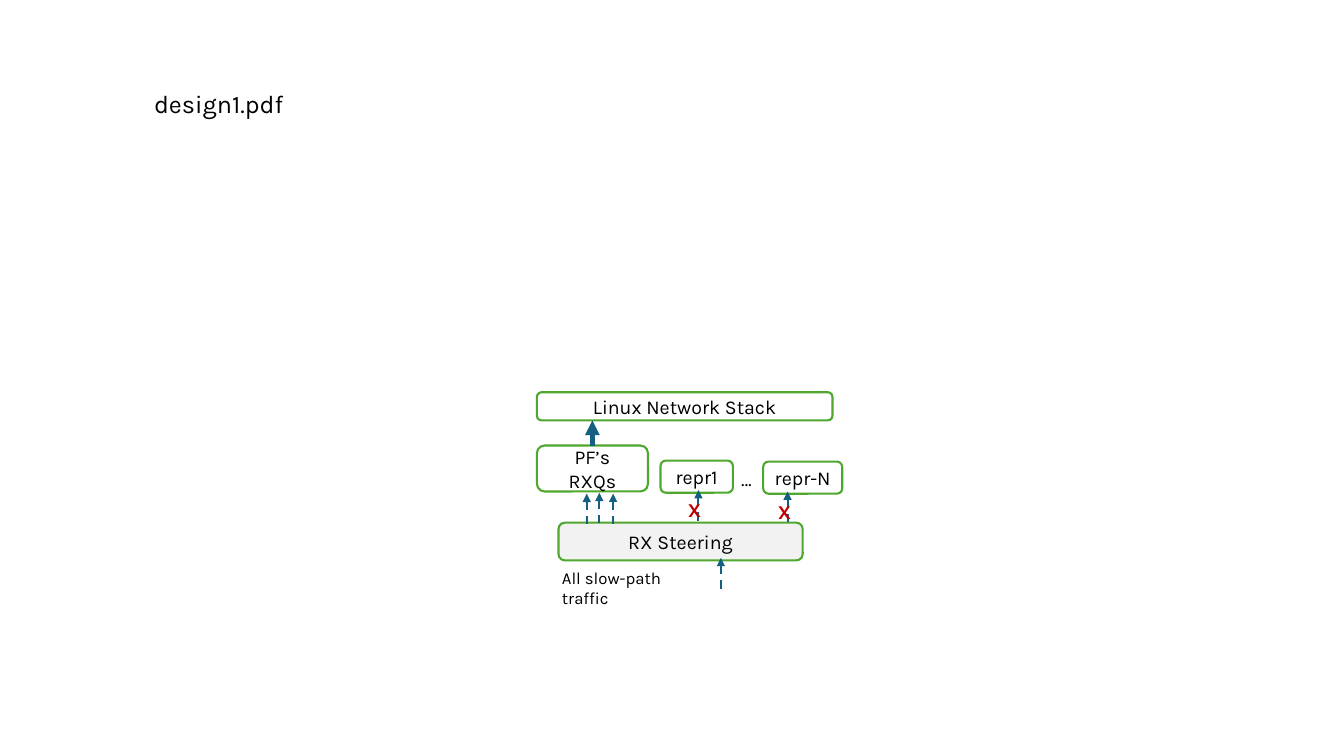
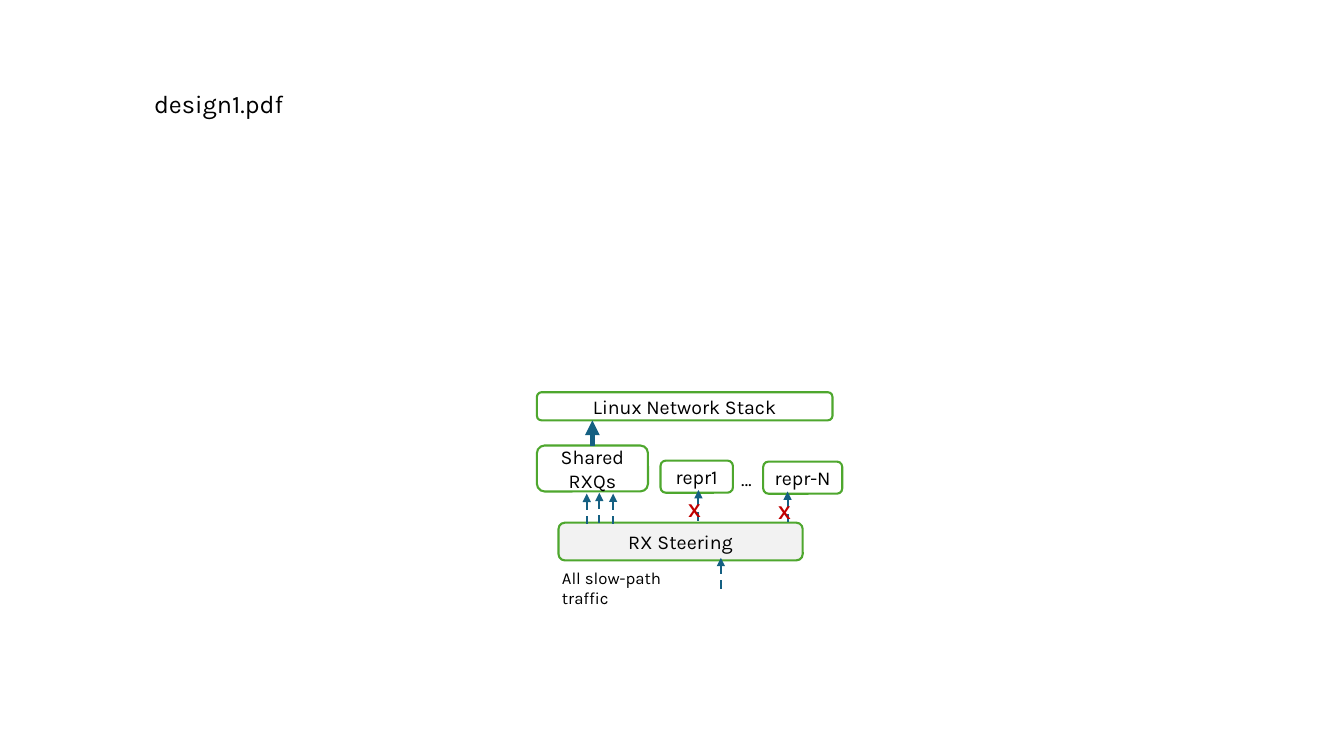
Before and after one commit to williamtu/netdevconf18-sharedmem, a slide deck: slide 6 of netdevconf0x18-sharedmem.pptx (slide 5 before the commit). Drawn at 1344x756 pixels with LibreOffice and Linux fonts; fonts in the diff are those of the drawing. Boxes give left, top, right and bottom in pixels: in the first picture for what was removed or moved away, otherwise in the second. Text is boxed around its words. In the diff, an @@ line names an element or a change of style, - is before the commit and + after.

```diff
--- a/netdevconf0x18-sharedmem.pptx
+++ b/netdevconf0x18-sharedmem.pptx
@@ text in rounded rectangle at [561,446,624,465]: text changed @@
-PF’s
+Shared
```
Also in this commit, not shown: 1 other slide changed, 1 slide added, 4 other files.
